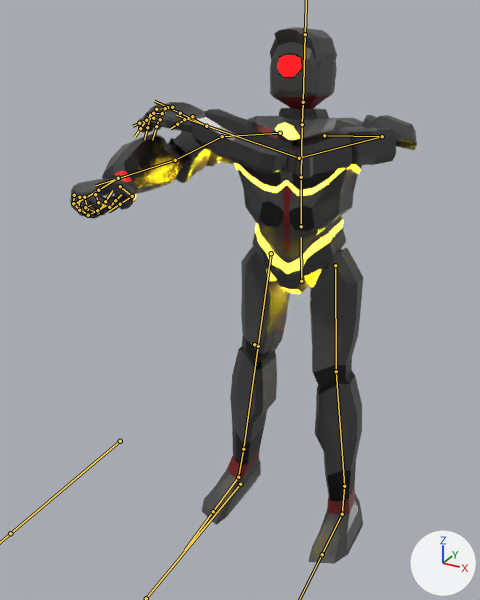
One commit to the FBX model Content/Johnathan/MOdels/HumanRobot/CyborgGameBoss.fbx: the scene before it, then after it.
The view is the same before and after, from a 50 mm camera at (1.75, -3.94, 3.78) aimed at (-0.21, -0.39, 2.0). Arrows for +X, +Y and +Z are at lower right; the lights stay in place. Both versions are drawn at frame 4 of the action 'AnotherArmature|Shoot'; the numbers are the values there. The bones that bend it are drawn over the model as lines.
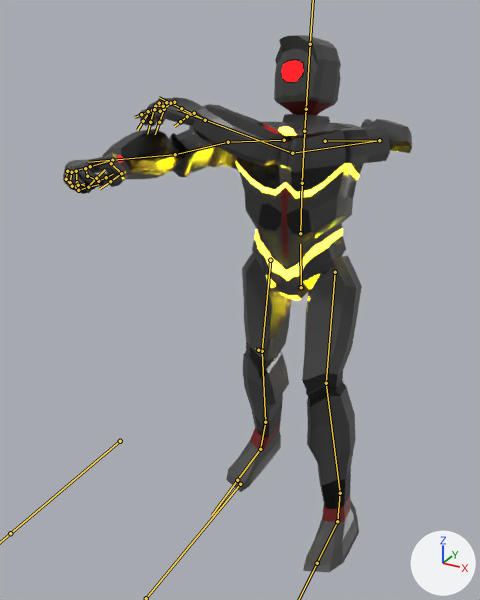
Where the change shows, as pixel boxes (x1, y1, x2, y2) in the pictures (480 x 600 px):
'Sphere', posed
    before: (70, 27, 417, 564)
    after: (63, 35, 412, 573)
bone 'Hip', root to tip
    before: (301, 281) to (301, 237)
    after: (301, 287) to (300, 244)
bone 'Spine', root to tip
    before: (301, 226) to (301, 177)
    after: (300, 233) to (302, 183)
bone 'UpperLeg.L', root to tip
    before: (335, 265) to (336, 371)
    after: (335, 272) to (326, 383)
bone 'LowerLeg.L', root to tip
    before: (336, 371) to (344, 486)
    after: (326, 383) to (340, 493)
bone 'Foot.L', root to tip
    before: (344, 486) to (342, 514)
    after: (340, 493) to (337, 521)
bone 'UpperLeg.R.001', root to tip
    before: (271, 253) to (258, 346)
    after: (270, 260) to (262, 351)
bone 'LowerLeg.R.001', root to tip
    before: (258, 346) to (243, 449)
    after: (262, 351) to (265, 422)
bone 'Foot.R.001', root to tip
    before: (243, 449) to (238, 477)
    after: (265, 422) to (260, 449)

The change in detail:
Bone 'Hip' (bone_hip) moves from (0.0, -0.021, -0.159) to (0.0, -0.069, -0.161).
Bone 'Spine' (bone_spine) turns from (-9, 4, 0) to (-15, -1, 3) degrees about its own x, y and z.
Bone 'UpperLeg.L' (bone_upperleg_l) turns from (13, -5, -1) to (26, -5, -2) degrees about its own x, y and z.
Bone 'LowerLeg.L' (bone_lowerleg_l) turns from (-3, 0, 0) to (-21, 0, 1) degrees about its own x, y and z.
Bone 'Foot.L' (bone_foot_l) turns from (-19, 4, 0) to (-15, 4, -1) degrees about its own x, y and z.
Bone 'UpperLeg.R.001' (bone_upperleg_r_001) turns from (7, 2, 0) to (5, 2, 1) degrees about its own x, y and z.
Bone 'LowerLeg.R.001' (bone_lowerleg_r_001) turns from (5, 0, 1) to (-15, 0, -3) degrees about its own x, y and z.
Bone 'Foot.R.001' (bone_foot_r_001) turns from (-12, -1, -1) to (11, -1, 1) degrees about its own x, y and z.
